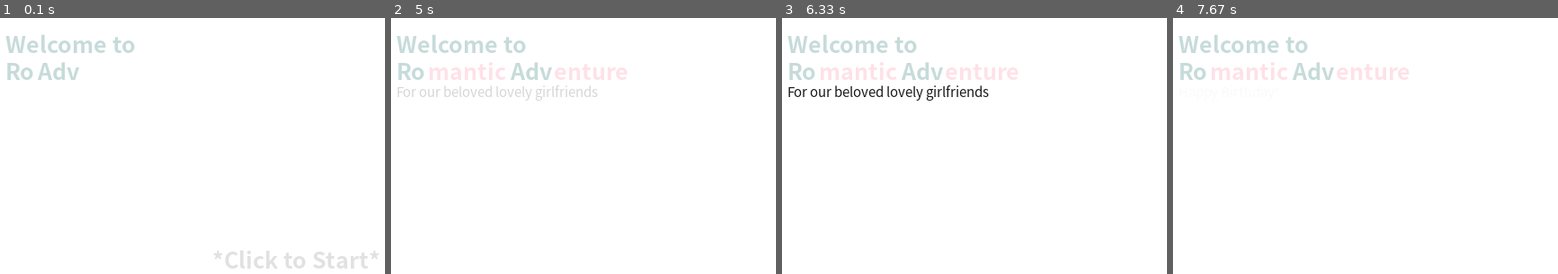
Above: before the commit, frames 1-4 (left to right).
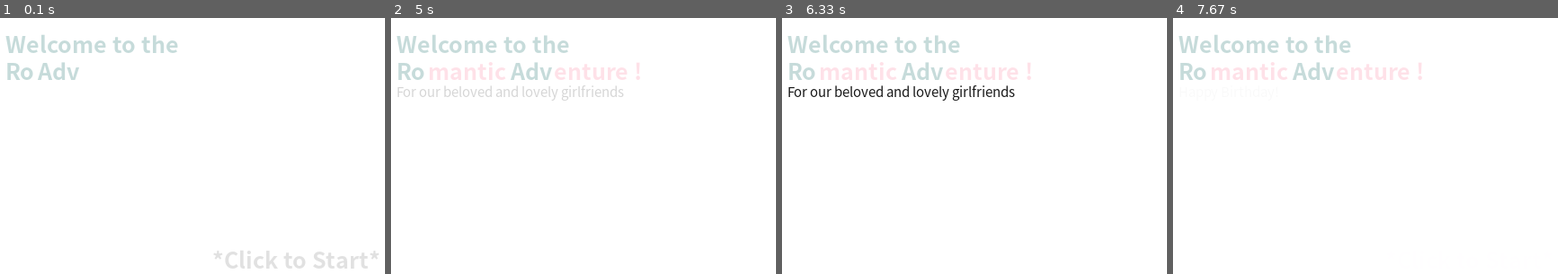
Above: after the commit, the same moments.

Repository: Pitrick3141/RoAdv
Game: pygame game, started from main.py
Same seed, same stepped clock (60 frames per second), same inputs: the game is played once before the commit and once after it.
Inputs (mouse positions are in pixels of both pictures, inside the frame that each line leads up to):
- Up to frame 1 (0.1 s): no input
- Up to frame 2 (5 s): click (695, 243) at 0.38 s
- Up to frame 3 (6.33 s): no input
- Up to frame 4 (7.67 s): no input

The runs differ from the first frame. In frame 1, 0.3% of the frame differs, in the area x 36-47%, y 6-14%; in frame 2, 0.7%; in frame 3, 1.1%, in the area x 27-65%, y 6-33%; in frame 4, 0.3%.

Commit message:
Wrap-up for home page

Diff:
--- a/FormHome.py
+++ b/FormHome.py
@@ -23,8 +23,8 @@
         self.done = False
 
         # 当前阶段和进入各个阶段的时间
-        self.stage = 0
-        self.enter_stage = [pygame.time.get_ticks()]
+        self.stage = -1
+        self.enter_stage = []
 
         debug("开始页面初始化完成", type='success', who=self.__class__.__name__)
         debug("新的开始", type='Jie_Z')
@@ -34,6 +34,11 @@
         self.stage += 1
         # 记录阶段开始的时间
         self.enter_stage.append(pygame.time.get_ticks())
+        debug("进入阶段{},当前时刻{}".format(self.stage, self.enter_stage[self.stage]), who=self.__class__.__name__)
+        if self.stage == 1:
+            debug("我们都将在一次次尝试中走向明天，走向我们的路。", type='Yichen_W')
+        if self.stage == 2:
+            debug("我曾说过编程就像作曲，而今这首曲为爱而谱。", type='Yichen_W')
 
     def get_span(self):
         # 返回从进入阶段到现在的时间
@@ -71,6 +76,7 @@
 
         debug("进入开始页面循环体", who=self.__class__.__name__)
         debug("生命中每一个伟大都源于一次尝试。", type='Jie_Z')
+        self.next_stage()
 
         # 动画参数，用于文本动画等
         ro_x = 20
@@ -84,9 +90,15 @@
 
         # 循环文本列表
         about_texts = ["By Jie Z. and Yichen W.",
-                       "For our beloved lovely girlfriends",
+                       "For our beloved and lovely girlfriends",
                        "Happy Birthday!",
-                       "生日快乐！"]
+                       "生日快乐！",
+                       "お誕生日おめでとう!",
+                       "Joyeux anniversaire!",
+                       "人间烟火，山河远阔",
+                       "无一是你，无一不是你",
+                       "水有舟可渡，山有径可寻",
+                       "所爱隔山海，山海皆可平"]
 
         # 当前显示的循环文本序号
         about_index = 0
@@ -101,9 +113,11 @@
             for event in pygame.event.get():
                 # 退出程序
                 if event.type == pygame.QUIT:
+                    debug("触发退出事件,当前时刻{}".format(pygame.time.get_ticks()), who=self.__class__.__name__)
                     self.done = True
                 # 点击鼠标
                 if event.type == pygame.MOUSEBUTTONDOWN:
+                    debug("触发鼠标点击事件,当前时刻{}".format(pygame.time.get_ticks()), who=self.__class__.__name__)
                     if self.stage == 0:
                         click_alpha = 255
                         reverse = 0
@@ -167,15 +181,17 @@
                     else:
                         # 完成一次循环
                         about_index = 0
+                    if about_index == 2:
+                        # 后面的太长了可以提前点击屏幕继续
                         about_finished = True
                 about_alpha += 3 * about_reverse
 
             # 开始页面标题文本
-            self.show_text("Welcome to", 20, 10)
+            self.show_text("Welcome to the", 20, 10)
             self.show_text("Ro", ro_x, 40)
             self.show_text("mantic", 55, man_y, color=globles.title_red)
             self.show_text("Adv", adv_x, 40)
-            self.show_text("enture", 195, en_y, color=globles.title_red)
+            self.show_text("enture !", 195, en_y, color=globles.title_red)
 
             # 点击开始提示文本
             self.show_text("*Click to Start*", 250, 250, color=click_color, alpha=click_alpha)
@@ -187,6 +203,7 @@
             self.clock.tick(60)
 
         # 关闭页面
+        debug("开始页面播放完成", type='success', who=self.__class__.__name__)
         pygame.quit()
 
 
--- a/debugOutp.py
+++ b/debugOutp.py
@@ -19,8 +19,10 @@
 
     # 信息来源
     info_from = "未知来源"
+    if kwargs.get('who') == 'main':
+        info_from = "主程序"
     if kwargs.get('who') == 'FormHome':
-        info_from = "主页面"
+        info_from = "开始页面"
 
     # 错误信息
     if kwargs.get('type') == 'error':
@@ -31,10 +33,11 @@
     # 成功信息
     elif kwargs.get('type') == 'success':
         output_message = " [Success@{}] {}".format(info_from, text)
+    # 作者言
     elif kwargs.get('type') == 'Jie_Z':
-        output_message = " [Jie Zhang] {}".format(text)
+        output_message = " Jie Zhang: \"{}\"".format(text)
     elif kwargs.get('type') == 'Yichen_W':
-        output_message = " [Yichen Wang] {}".format(text)
+        output_message = " Yichen Wang: \"{}\"".format(text)
     # 其他信息
     else:
         output_message = " [Info@{}] {}".format(info_from, text)
--- a/main.py
+++ b/main.py
@@ -1,6 +1,8 @@
 import FormHome
+from debugOutp import debug
 
 if __name__ == '__main__':
+    debug("主程序已启动，开始初始化", who='main')
     # 初始化开始页面
     FormHome.init()
     # 显示开始页面
